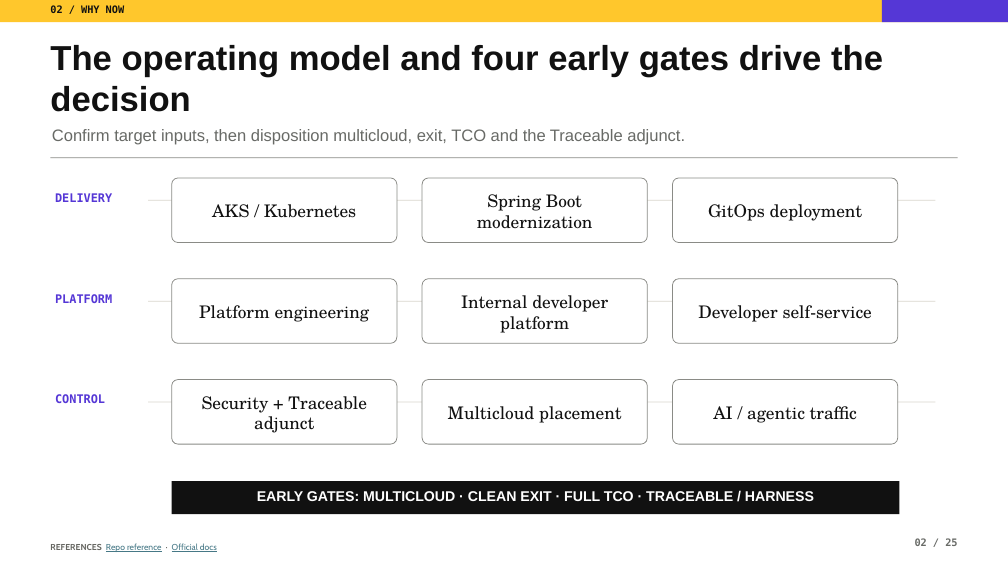
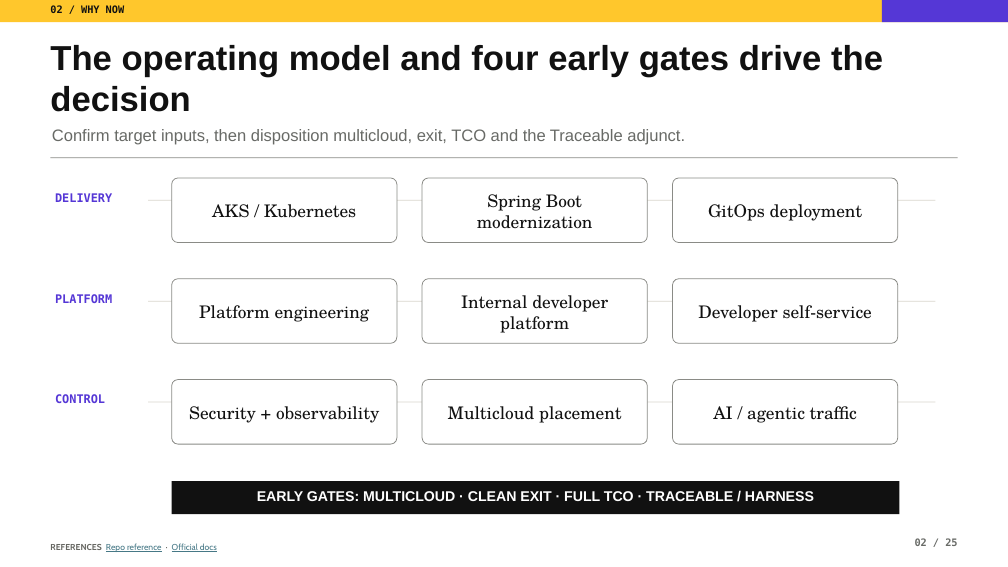
Before and after one commit to tomqwu/apim, a slide deck: slide 2 of presentations/kong-platform-journey-guided.pptx. Drawn at 1008x567 pixels with LibreOffice and Linux fonts; fonts in the diff are those of the drawing. Boxes give left, top, right and bottom in pixels: in the first picture for what was removed or moved away, otherwise in the second. Text is boxed around its words. In the diff, an @@ line names an element or a change of style, - is before the commit and + after.

```diff
--- a/presentations/kong-platform-journey-guided.pptx
+++ b/presentations/kong-platform-journey-guided.pptx
@@ text at (189, 406, 379, 423): text changed @@
-Security + Traceable adjunct
+Security + observability
```
Also in this commit, not shown: 8 other slides changed, 12 other files.
